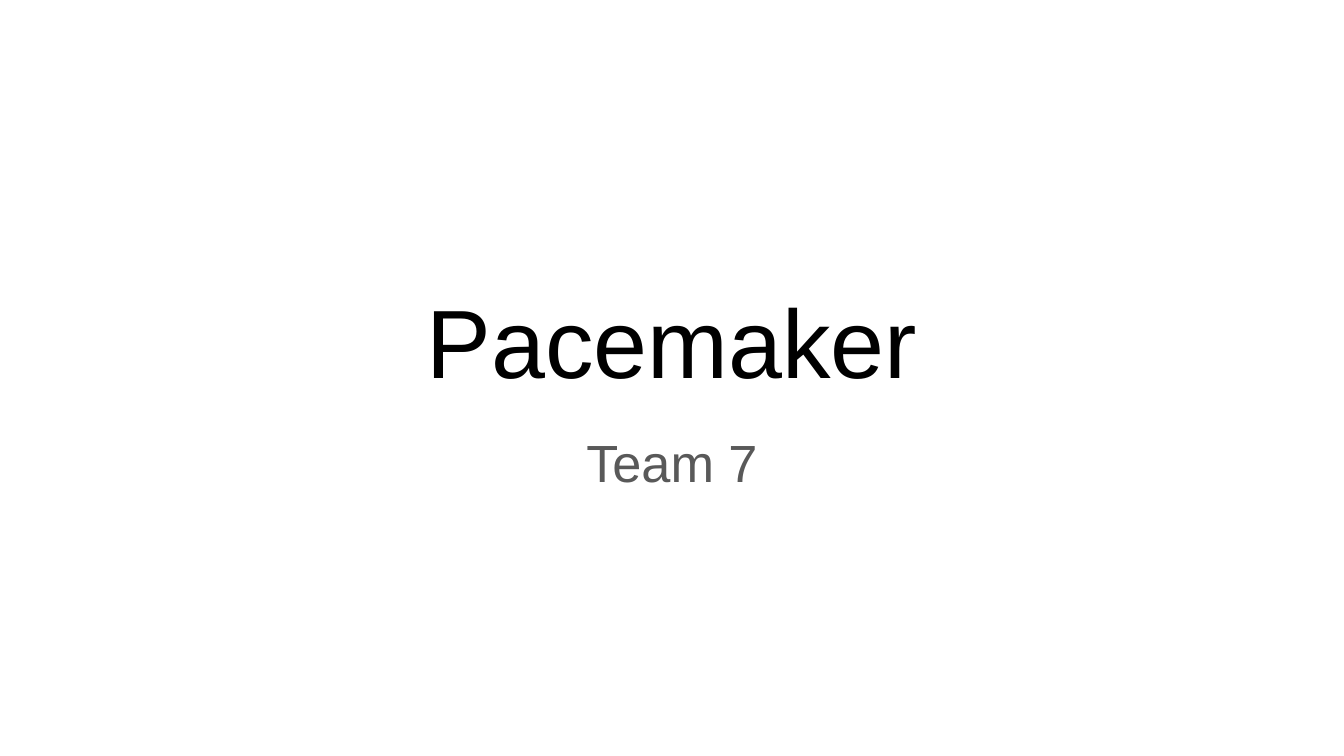
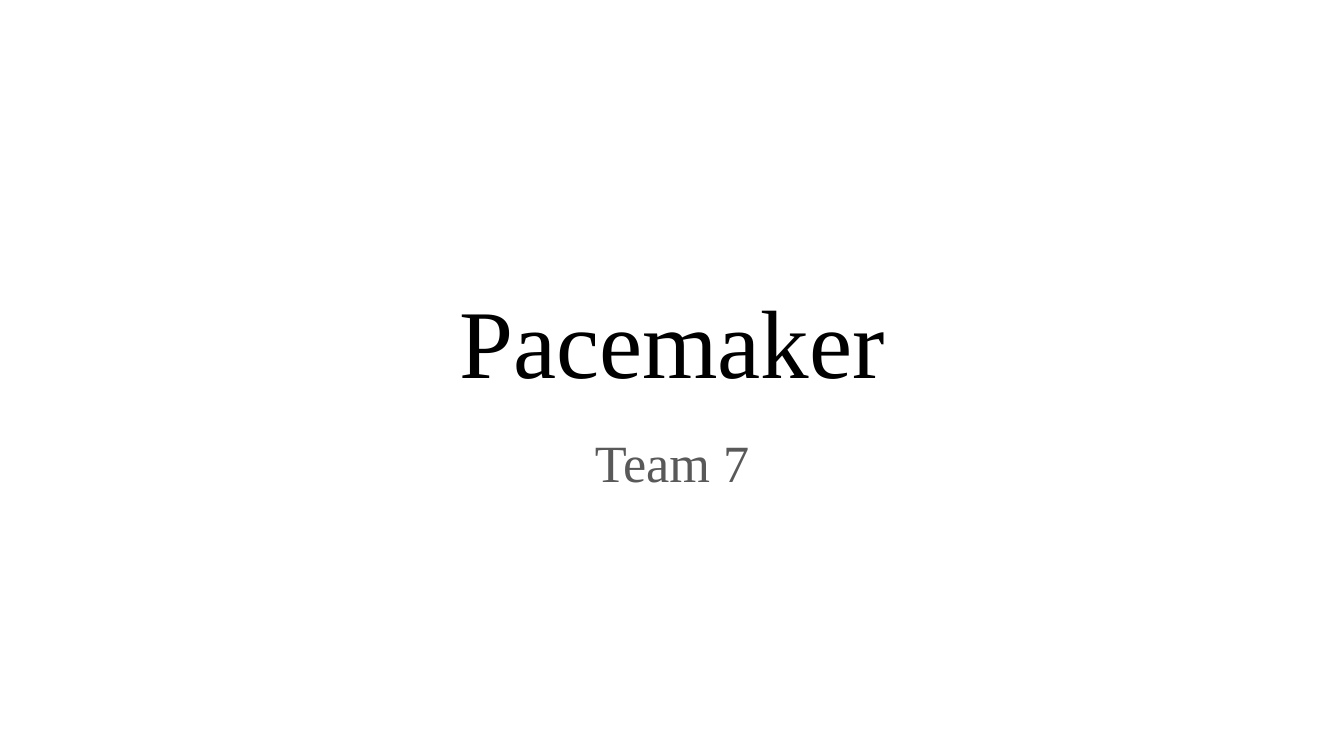
Before and after one commit to crazyboy9103/2021_2_MCA_team7, a slide deck: slide 1 of Project Proposal.pptx. Drawn at 1344x756 pixels with LibreOffice and Linux fonts; fonts in the diff are those of the drawing. Boxes give left, top, right and bottom in pixels: in the first picture for what was removed or moved away, otherwise in the second. Text is boxed around its words. In the diff, an @@ line names an element or a change of style, - is before the commit and + after.

```diff
--- a/Project Proposal.pptx
+++ b/Project Proposal.pptx
@@ title "Pacemaker" at <box>459,310,884,379</box>: font Arial to Times New Roman @@
@@ subtitle "Team 7" at <box>595,448,749,483</box>: font Arial to Times New Roman @@
```
Also in this commit, not shown: 6 other slides changed, 1 slide added, 1 slide removed.
